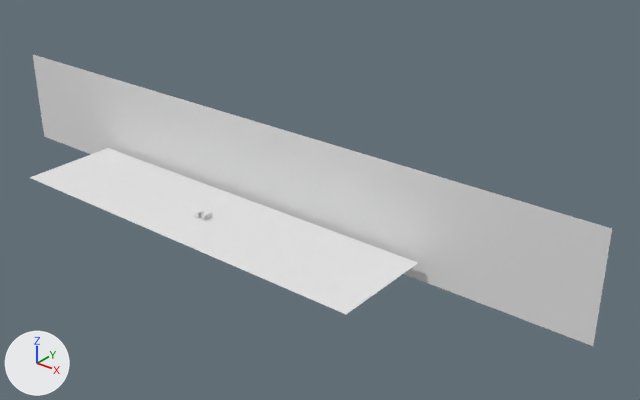
An edit to the Blender file Reto1Vic.blend, drawn before and after from the same camera.
One viewpoint serves both versions: a 50 mm camera at (217.0, -203.0, 147.0) aimed at (35.0, 24.0, 7.0). Arrows for +X, +Y and +Z are at lower left; the lights stay in place.

Script lines for the objects in view, before the commit:
```python
me_cube_001 = bpy.data.meshes.new('Cube.001')
me_cube_001.from_pydata(...)  # 430 vertices, 394 faces; spans x -2.38..1.0, y -2.97..1.01, z -1.01..1.01
me_plane = bpy.data.meshes.new('Plane')
me_plane.from_pydata([(-1.0, -1.0, 0.0), (1.0, -1.0, 0.0), (-1.0, 1.0, 0.0), (1.0, 1.0, 0.0)], [], [(0, 1, 3, 2)])
ob_cube = bpy.data.objects.new('Cube', me_cube_001)
ob_cube.location = (0.0, 0.0, -0.6)
_m = ob_cube.modifiers.new('Mirror', 'MIRROR')
_m = ob_cube.modifiers.new('Subdivision', 'SUBSURF')
ob_plane = bpy.data.objects.new('Plane', me_plane)
ob_plane.location = (0.0, 0.0, -1.8)
ob_plane.scale = (80.7, 20.2, 44.8)
ob_plane_001 = bpy.data.objects.new('Plane.001', me_plane)
ob_plane_001.location = (4.9, 23.0, 10.1)
ob_plane_001.rotation_euler = (1.571, 0.0, 0.0)  # degrees (90, 0, 0)
ob_plane_001.scale = (137.0, 20.2, 20.2)
```
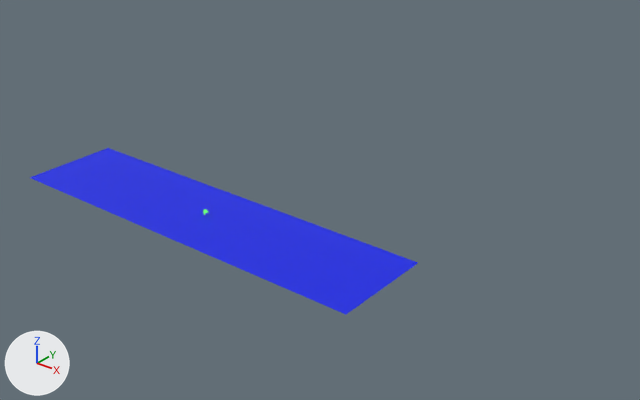
The change, as a diff of the scene's bpy script:
```diff
--- a/Reto1Vic.blend.py
+++ b/Reto1Vic.blend.py
@@ mat_material @@
+mat_material = principled_material('Material')
+mat_material.base_color = (0.0, 0.0134, 0.802)  # blue #001fe7
@@ mat_emmisive @@
+mat_emmisive = emission_material('Emmisive')
+mat_emmisive.base_color = (0.177, 1.0, 0.195)  # green #75ff7a
+mat_emmisive.strength = 0.9
@@ me_cube_001 @@
 me_cube_001.from_pydata(...)  # 430 vertices, 394 faces; spans x -2.38..1.0, y -2.97..1.01, z -1.01..1.01
 # used by ob_cube; location = (0.0, 0.0, -0.6)
+# me_cube_001 part 1: all faces are now shaded smooth (394 of 394 changed)
@@ me_plane @@
 me_plane.from_pydata(...)  # 4 vertices, 1 face; spans x -1.0..1.0, y -1.0..1.0, z 0.0
+me_plane.materials.append(mat_material)  # blue #001fe7
@@ me_suzanne @@
+me_suzanne.from_pydata(...)  # 507 vertices, 500 faces; spans x -1.37..1.37, y -0.85..0.85, z -0.98..0.98
+me_suzanne.materials.append(mat_emmisive)  # green #75ff7a
@@ ob_cube @@
 _m = ob_cube.modifiers.new('Subdivision', 'SUBSURF')
+ob_cube.hide_render = True
@@ ob_plane_001 @@
 ob_plane_001.scale = (137.0, 20.2, 20.2)
+ob_plane_001.hide_set(True)
@@ ob_suzanne @@
+ob_suzanne = bpy.data.objects.new('Suzanne', me_suzanne)
+ob_suzanne.location = (0.0, 0.0, 0.0)
```

Location of each change, [x1, y1, x2, y2] in pixels of the pictures (640 x 400 px):
'Plane.001', hidden: before [32, 54, 612, 346]
'Plane', recoloured (white to blue): [30, 148, 418, 314] in both
'Cube', hidden: before [195, 209, 212, 220]
'Suzanne', added: after [203, 209, 209, 215]
